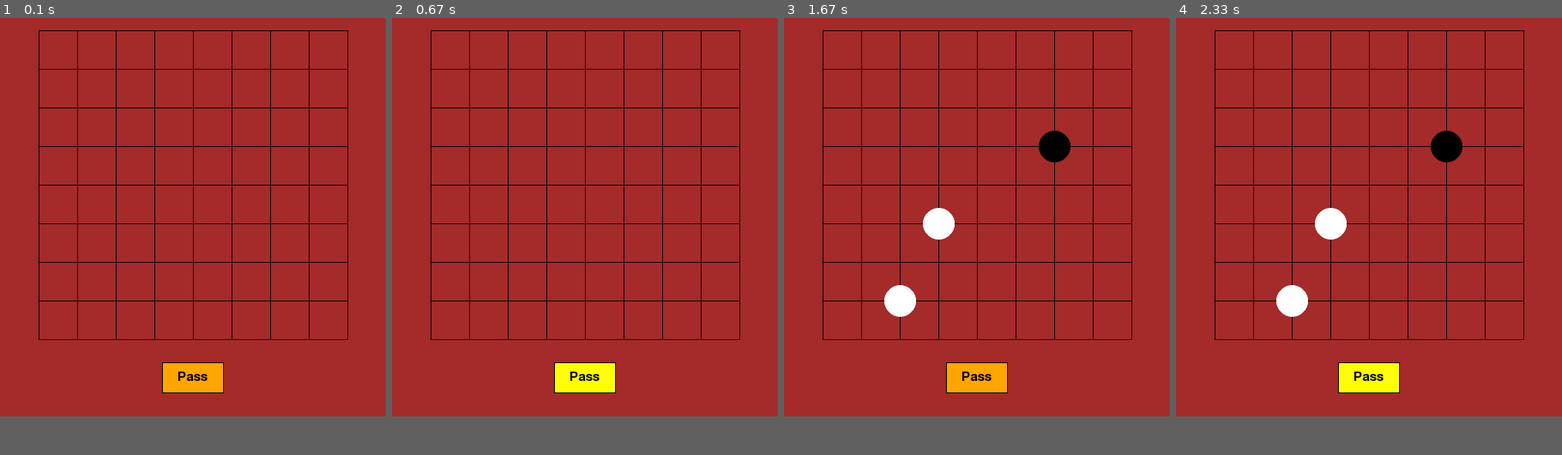
Above: before the commit, frames 1-4 (left to right).
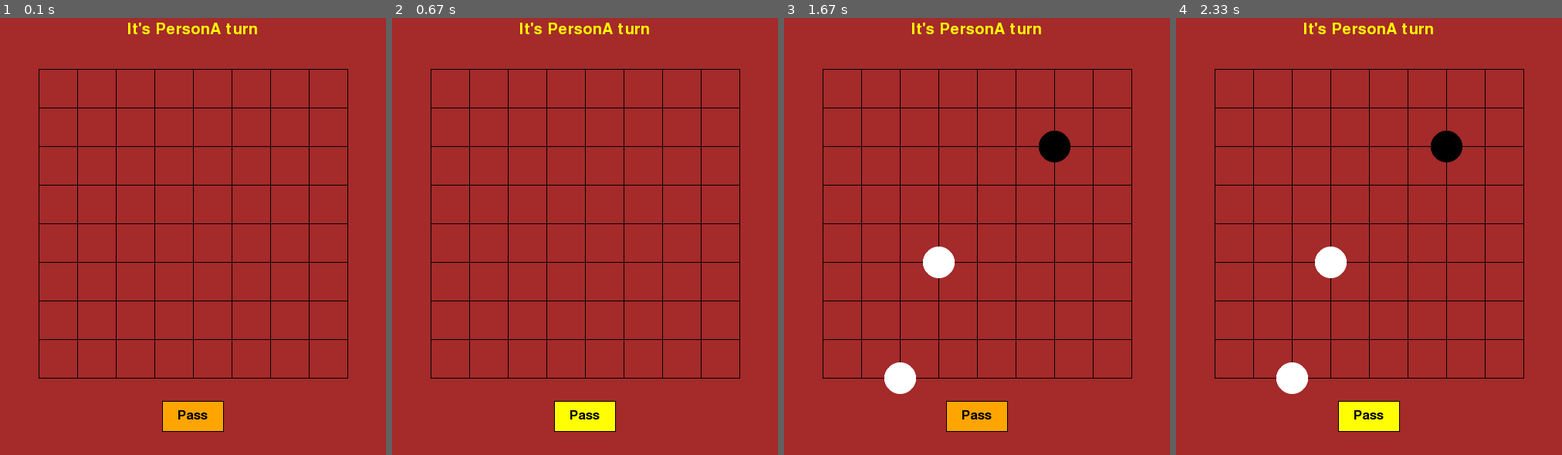
Above: after the commit, the same moments.

Repository: nathanaelbosch/GO_DILab
Game: pygame game, started from src/play/run.py
Two runs of this game, one before a commit and one after it. Both use one fixed random seed, a clock stepped at 60 frames per second and the inputs below.
Inputs (mouse positions are in pixels of both pictures, inside the frame that each line leads up to):
- Up to frame 1 (0.1 s): no input
- Up to frame 2 (0.67 s): click "Pass" at 0.38 s
- Up to frame 3 (1.67 s): press the mouse at (977, 415) at 0.7 s; move the mouse to (1015, 288) at 0.8 s; release the mouse at (1058, 162) at 0.93 s
- Up to frame 4 (2.33 s): click "Pass" at 2.05 s
In our replay, the window is 500x550 before the commit and 500x600 after it. These sizes can differ from the game's own. Grey fills any space a smaller window leaves; there, only what the larger window draws over its background counts as a difference.

The runs differ from the first frame. In frame 1, 3.2% of the frame differs, in the area x 10-91%, y 1-95%; in frame 2, 3.2%; in frame 3, 5.0%; in frame 4, 5.0%.

Commit message:
implement label showing whos turn it is

Diff:
--- a/src/play/view/PygameGuiView.py
+++ b/src/play/view/PygameGuiView.py
@@ -13,9 +13,11 @@
 white = (255, 255, 255)
 yellow = (255, 255, 0)
 orange = (255, 165, 0)
-size = (500, 550)
+blue = (0, 0, 255)
+size = (500, 600)
 board_size = 400
-offset = 50
+x_offset = 50
+y_offset = 100
 stone_radius = 20
 
 
@@ -27,6 +29,7 @@
         self.running = False
         self.cell_size = board_size / (self.game.size - 1)
         self.buttons = []
+        self.labels = []
 
     def open(self, game_controller):
         self.game_controller = game_controller
@@ -34,7 +37,8 @@
         self.running = True
         self.screen = pygame.display.set_mode(size)
         pygame.display.set_caption('Go')
-        self.buttons.append(Button(210, 480, 80, 40, 'Pass', self.screen, self.send_pass_move))
+        self.buttons.append(Button(210, 530, 80, 40, 'Pass', self.screen, self.send_pass_move))
+        self.labels.append(Label(100, 30, 300, 40, self.get_turn_label_text, self.screen))
         self.console_view.print_board()
         self.render()
 
@@ -42,8 +46,8 @@
             event = pygame.event.poll()
             if event.type == pygame.MOUSEBUTTONUP:
                 x, y = event.pos
-                col = int(round((x - offset) / self.cell_size))
-                row = int(round((y - offset) / self.cell_size))
+                col = int(round((x - x_offset) / self.cell_size))
+                row = int(round((y - y_offset) / self.cell_size))
                 if 0 <= col < self.game.size and 0 <= row < self.game.size:
                     self.game_controller.current_player.receive_next_move_from_gui(Move(col, row))
                 for btn in self.buttons:
@@ -67,16 +71,19 @@
     def send_pass_move(self):
         self.game_controller.current_player.receive_next_move_from_gui(Move(is_pass=True))
 
+    def get_turn_label_text(self):
+        return 'It\'s ' + self.game_controller.current_player.name + ' turn'
+
     def render(self):
         # board
         self.screen.fill(brown)
         for i in range(0, self.game.size):
             # horizontals
-            pygame.draw.line(self.screen, black, [offset, offset + i * self.cell_size],
-                             [offset + board_size, offset + i * self.cell_size], 1)
+            pygame.draw.line(self.screen, black, [x_offset, y_offset + i * self.cell_size],
+                             [x_offset + board_size, y_offset + i * self.cell_size], 1)
             # verticals
-            pygame.draw.line(self.screen, black, [offset + i * self.cell_size, offset],
-                             [offset + i * self.cell_size, offset + board_size], 1)
+            pygame.draw.line(self.screen, black, [x_offset + i * self.cell_size, y_offset],
+                             [x_offset + i * self.cell_size, y_offset + board_size], 1)
         # stones
         b = self.game.board.copy()  # is it necessary to copy it?
         b[b == BLACK] = 2
@@ -91,11 +98,13 @@
             self.draw_stone(indices, white)
         for btn in self.buttons:
             btn.draw()
+        for label in self.labels:
+            label.draw()
         pygame.display.flip()  # update the screen
 
     def draw_stone(self, indices, col):
-        x = int(offset + self.cell_size * indices[0])
-        y = int(offset + indices[1] * self.cell_size)
+        x = int(x_offset + self.cell_size * indices[0])
+        y = int(y_offset + indices[1] * self.cell_size)
         # antialiasing via stackoverflow.com/a/26774279/2474159
         pygame.gfxdraw.aacircle(self.screen, x, y, stone_radius, col)
         pygame.gfxdraw.filled_circle(self.screen, x, y, stone_radius, col)
@@ -113,7 +122,7 @@
         self.h = h
         self.rect = (self.x, self.y, self.w, self.h)
         pygame.font.init()
-        self.font = pygame.font.Font(None, 25)
+        self.font = pygame.font.Font(None, 25)  # compute font size from h?
         self.text = text
         self.mouse_is_over_btn = False
         self.screen = screen
@@ -138,3 +147,23 @@
     def check_mouse_released(self):
         if self.mouse_is_over_btn:
             self.on_click()
+
+
+class Label:  # make Button extend Label?
+
+    def __init__(self, x, y, w, h, get_text, screen):
+        self.x = x
+        self.y = y
+        self.w = w
+        self.h = h
+        self.rect = (self.x, self.y, self.w, self.h)
+        pygame.font.init()
+        self.font = pygame.font.Font(None, 30)
+        self.get_text = get_text  # method, get's called in draw()
+        self.screen = screen
+
+    def draw(self):
+        surf = self.font.render(self.get_text(), True, yellow, brown)
+        xo = self.x + (self.w - surf.get_width()) / 2
+        yo = self.y + (self.h - surf.get_height()) / 2
+        self.screen.blit(surf, (xo, yo))
